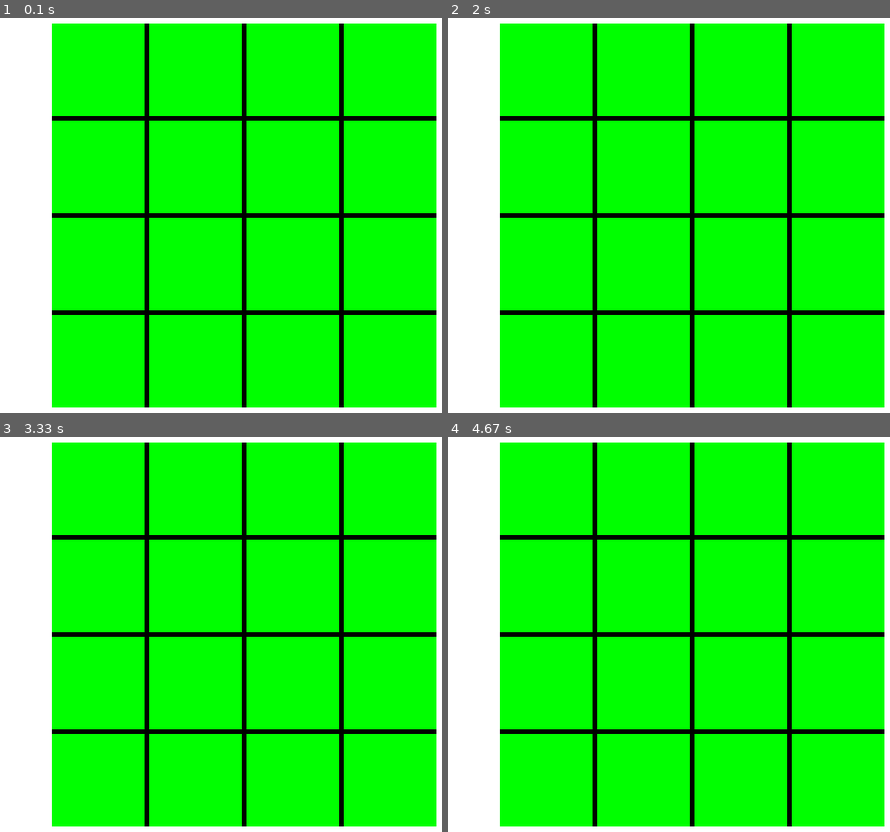
Above: before the commit, frames 1-4 (two rows, left to right).
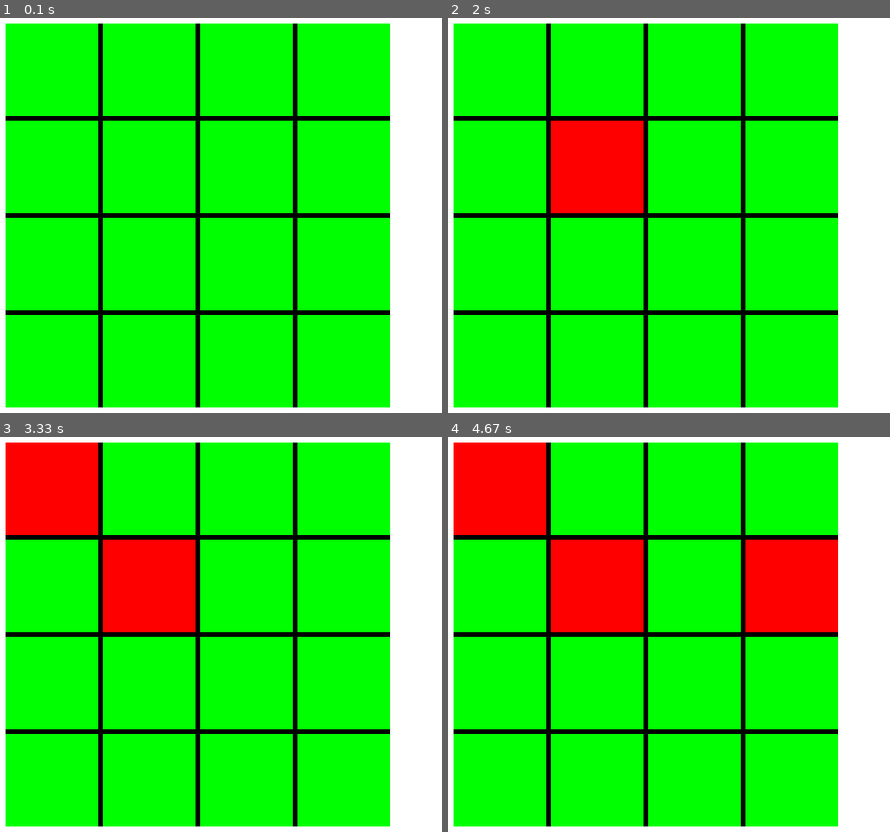
Above: after the commit, the same moments.

Repository: fin-github/Pygame_Shtuff
Game: pygame game, started from Quarto_Interface.py
The game is run twice, just before and just after one commit, with the same random seed, the same clock (stepped at 60 frames per second) and the same inputs. The source is Python 2; it was converted automatically to run under Python 3.
Inputs (mouse positions are in pixels of both pictures, inside the frame that each line leads up to):
- Up to frame 1 (0.1 s): no input
- Up to frame 2 (2 s): press the mouse at (646, 215) at 0.37 s; move the mouse to (620, 239) at 0.47 s; release the mouse at (598, 258) at 0.6 s; press the mouse at (646, 215) at 0.7 s; move the mouse to (722, 318) at 0.8 s; release the mouse at (outside the picture) at 0.93 s; hold Right 1-1.47 s; hold Up 1.5-1.8 s; click (646, 215) at 1.88 s
- Up to frame 3 (3.33 s): click (83, 476) at 3.28 s
- Up to frame 4 (4.67 s): click (828, 543) at 4.38 s

The runs differ from the first frame. In frame 1, 26% of the frame differs, in the area x 1-99%, y 1-99%; in frame 2, 31%; in frame 3, 33%; in frame 4, 38%.

Commit message:
Further Board Updates (need to add images)

Diff:
--- a/Quarto_Interface.py
+++ b/Quarto_Interface.py
@@ -20,13 +20,15 @@
     def __init__(self, position, board_width, square_width):
         self.position = position
         self.total_squares = board_width * board_width
+        self.board_width = board_width
         self.square_width = square_width
         self.squares = []
         for square_num in range(self.total_squares):
-            new_square = Square(square_num, self.position, self.square_width, board_width)
+            new_square = Square(square_num, self)
             self.squares.append(new_square)
         width = (board_width * square_width) + (5 * (board_width - 1))
         self.surface = pygame.Surface((width, width))
+        self.board_rect = pygame.Rect(position[0], position[1], width, width)
 
     def set_square(self, square_number, piece):
         pass
@@ -45,18 +47,29 @@
         board_surf = self.get_board_surface()
         MAIN_SURF.blit(board_surf, self.position)
 
+    def check_for_click(self):
+        mouse_x, mouse_y = pygame.mouse.get_pos()
+        if self.board_rect.collidepoint([mouse_x, mouse_y]):
+            mouse_x -= self.position[0]
+            mouse_y -= self.position[1]
+            col = mouse_x / (self.square_width + 5)
+            row = mouse_y / (self.square_width + 5)
+            self.squares[(self.board_width * row) + col].on_click()
+
 class Square():
 
-    def __init__(self, square_number, board_position, square_width, squares_num):
+    print "TEST"
+
+    def __init__(self, square_number, board):
         self.square_num = square_number
-        self.width = square_width
-        row = square_number / squares_num
-        col = square_number % squares_num
-        x = (self.width + 5) * col
-        y = (self.width + 5) * row
-        self.position = (x,y)
+        self.board = board
+        self.width = self.board.square_width
+        row = self.square_num / self.board.board_width
+        col = self.square_num % self.board.board_width
+        self.position = ((self.width + 5) * col, (self.width + 5) * row)
         self.surface = pygame.Surface((self.width, self.width))
         self.surface.fill(GREEN)
+        self.holder = True
 
     def get_val(self):
         pass
@@ -70,6 +83,13 @@
     def get_square_surface(self):
         return self.surface
 
+    def on_click(self):
+        if self.holder:
+            self.surface.fill(RED)
+        else:
+            self.surface.fill(GREEN)
+        self.holder = not self.holder
+
 def right_arrow_pressed():
     print "Right Pressed!"
 
@@ -82,12 +102,11 @@
 def up_arrow_pressed():
     print "Up Pressed!"
 
-MAIN_SURF.fill(WHITE)
-my_board = Board((100,50), 4, 100)
-my_board.draw_board()
+my_board = Board((50,50), 4, 100)
 
 while True: # main game loop
-    #MAIN_SURF.fill(WHITE)
+    MAIN_SURF.fill(WHITE)
+    my_board.draw_board()
     for event in pygame.event.get():
         if(event.type == QUIT):
             pygame.quit()
@@ -102,10 +121,6 @@
                 down_arrow_pressed()
             elif(key_map[K_UP]):
                 up_arrow_pressed()
-        elif(event.type == MOUSEMOTION):
-            #check_mouse_pos()
-            pass
         elif(event.type == MOUSEBUTTONDOWN):
-            #mouse_click()
-            pass
+            my_board.check_for_click()
     pygame.display.update()
